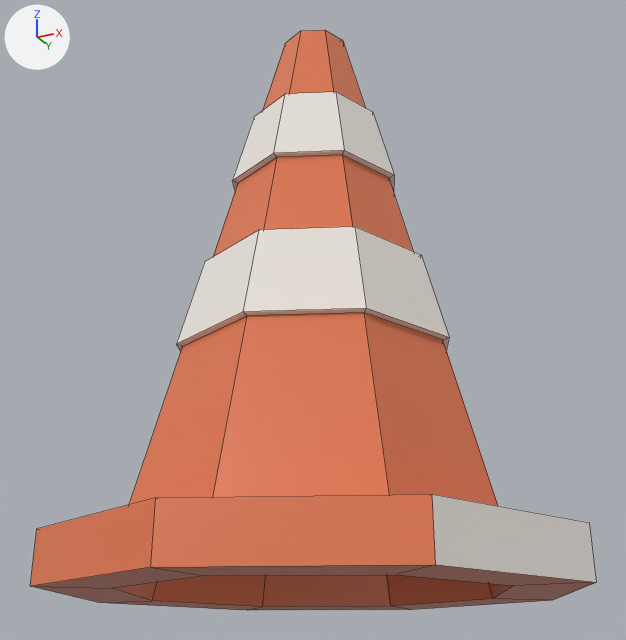
The FBX model Assets/Models/cone.fbx as it was, and as the next commit left it.
Before and after are seen from a camera (50 mm lens) standing at (0.517, -1.04, -0.09) and looking at (-0.011, 0.014, 0.384). Lighting does not change. The marker at upper left points along +X, +Y and +Z. Mesh edges are drawn as thin lines. Where no turn or scale is listed for an object, it has been applied to the vertices.
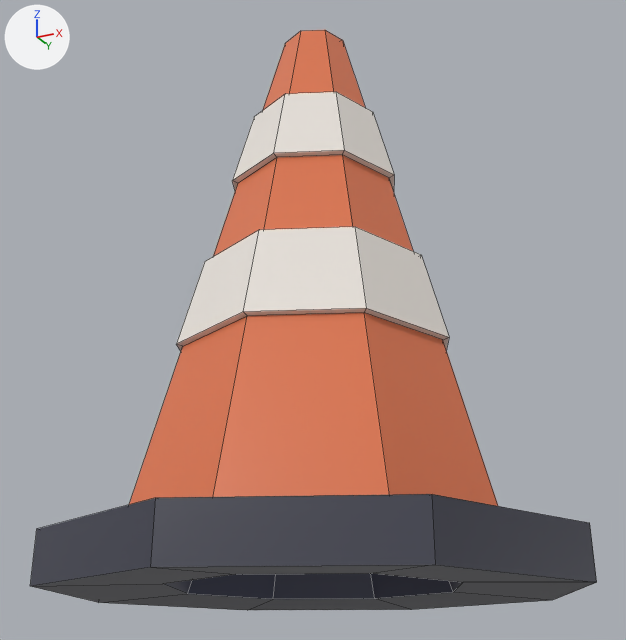
What the commit changed:
me_circle is used by ob_circle; location (0.0, 0.0, 0.0).
me_circle had 112 vertices, 112 faces and spanned x -0.349..0.349, y -0.349..0.349, z 0.0..0.857.
me_circle now has 120 vertices, 120 faces and spans x -0.349..0.349, y -0.349..0.349, z 0.0..0.857.
Part 1, on me_circle:
8 faces are deleted.
8 vertices move from x -0.256..0.256, y -0.256..0.256, z 0.0 to x -0.196..0.196, y -0.196..0.196, z 0.007.
8 vertices are added at x -0.18..0.18, y -0.18..0.18, z 0.05.
16 new faces join them.
me_circle part 2: 24 kept faces spanning x -0.349..0.349, y -0.349..0.349, z 0.0..0.065 get new texture (UV) coordinates.

Location of each change, [x1, y1, x2, y2] in pixels of the pictures (626 x 640 px):
part 1 of me_circle, built on
    both: [32, 565, 597, 610]
part 2 of me_circle, surface changed
    both: [30, 494, 597, 586]
